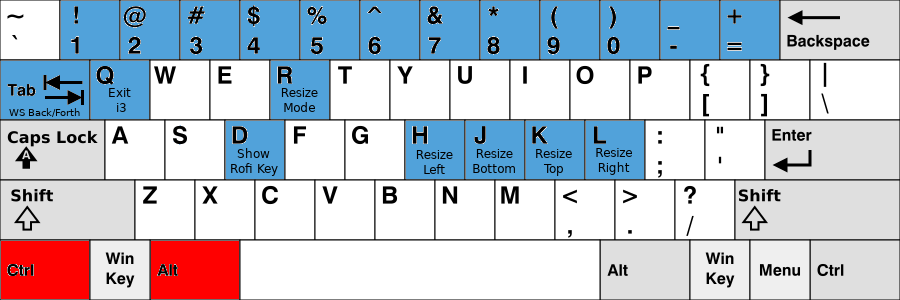
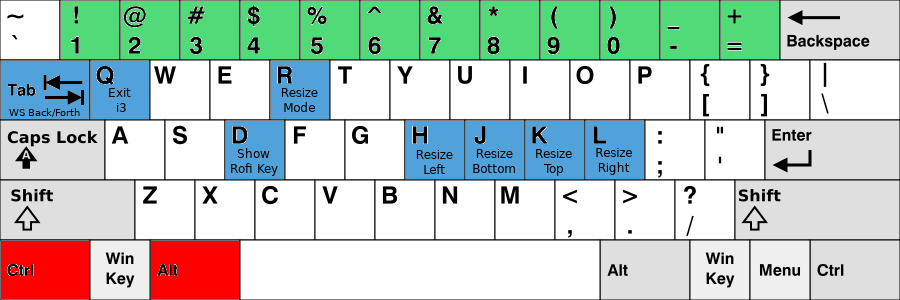
Layer changes from the first 900 × 300 image to the second:
painted on "KB_United_States-NoAltGr.svg" over [61, 1, 779, 81]
